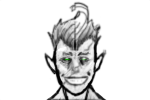
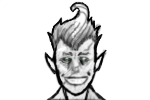
Two versions of the same layered image (150 x 100). Layer-by-layer changes:
renamed "Calque 11" to "Calque 12", painted on it over [45, 2, 107, 72]
